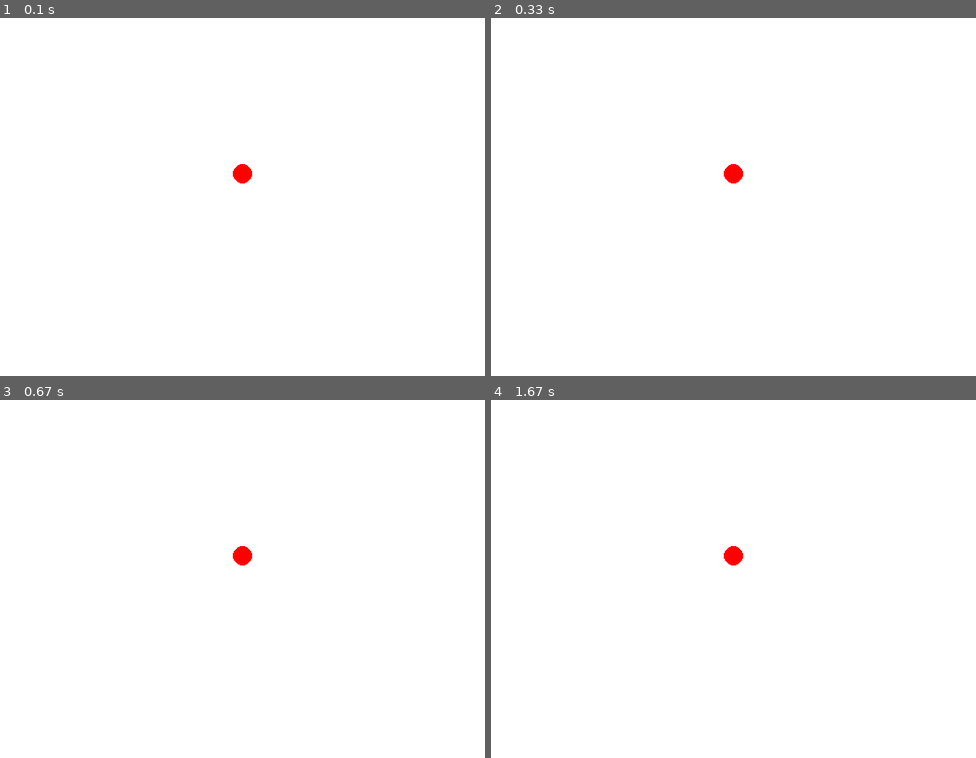
Above: before the commit, frames 1-4 (two rows, left to right).
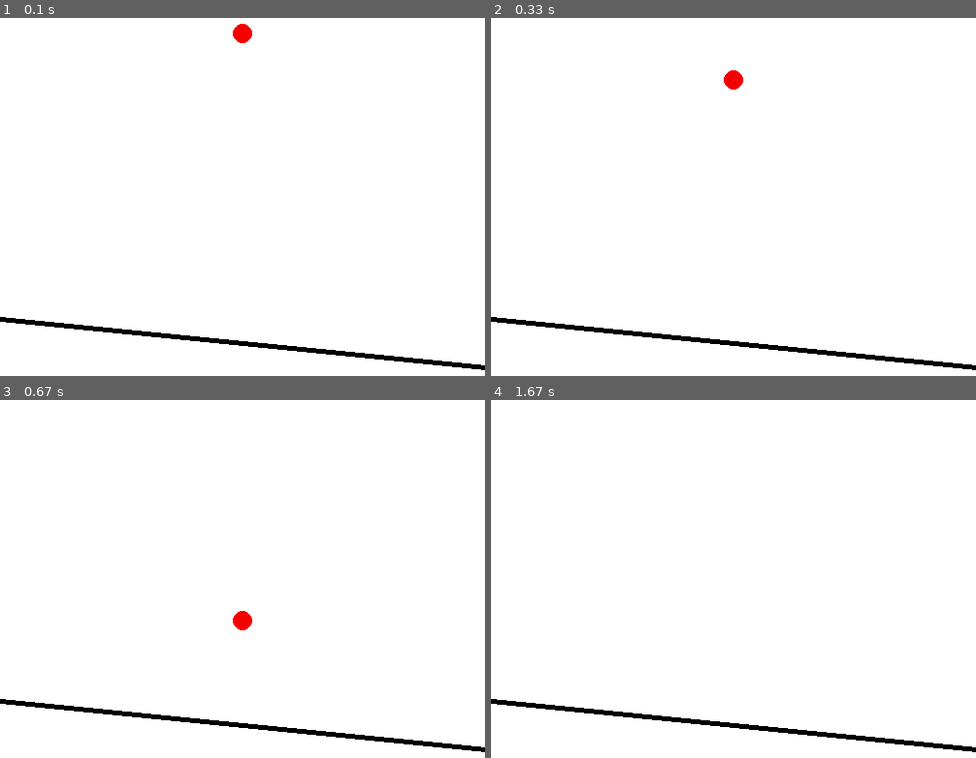
Above: after the commit, the same moments.

Repository: semboko/pygame-sandbox
Game: pygame game, started from main.py
Two runs of this game, one before a commit and one after it. Both use one fixed random seed, a clock stepped at 60 frames per second and the inputs below.
Inputs:
- Up to frame 1 (0.1 s): no input
- Up to frame 2 (0.33 s): no input
- Up to frame 3 (0.67 s): no input
- Up to frame 4 (1.67 s): no input

The runs differ from the first frame. In frame 1, 1.7% of the frame differs, in the area x 0-100%, y 1-99%; in frame 2, 1.7%; in frame 3, 1.7%; in frame 4, 1.5%.

Commit message:
lesson 3

Diff:
--- a/scenes/gravity.py
+++ b/scenes/gravity.py
@@ -1,22 +1,42 @@
 from typing import Tuple
-
+from .utils import convert
 import pymunk
 from pygame.event import Event
 from pygame.surface import Surface
 import pygame.draw
 from scenes.abstract import AbstractScene
 
+class Ball:
+    def __init__(self, x:int, y:int, r:int, space: pymunk.Space, btype: int = pymunk.Body.DYNAMIC):
+        self.body = pymunk.Body(btype)
+        self.body.position = x, y
+        self.shape = pymunk.Circle(self.body, r)
+        self.shape.density = 1
+        self.r = r
+        space.add(self.body, self.shape)
+    def render(self, display: Surface) -> None:
+        h = display.get_height()
+        pygame.draw.circle(display, (244, 0, 0), convert(self.body.position, h), self.r)
+
+class Segment:
+    def __init__(self, a: Tuple[int, int], b: Tuple[int, int], r: int, space: pymunk.Space, btype: int = pymunk.Body.DYNAMIC):
+        self.body = pymunk.Body(btype)
+        self.shape = pymunk.Segment(self.body, a, b, r)
+        self.r = r
+        space.add(self.body, self.shape)
+    def render(self, display: Surface) -> None:
+        h = display.get_height()
+        pygame.draw.line(display, (0, 0, 0), convert(self.shape.a, h), convert(self.shape.b, h), self.r)
 
 class GravityScene(AbstractScene):
     def __init__(self, *args, **kwargs) -> None:
         super().__init__(*args, **kwargs)
 
         self.space: pymunk.Space() = pymunk.Space()
-        self.circle = pymunk.Body()
-        self.circle.position = self.size_sc[0]//2, self.size_sc[1]//2
-        self.circle_shape = pymunk.Circle(self.circle, 10)
-        self.circle_shape.density = 1
-        self.space.add(self.circle, self.circle_shape)
+        self.space.gravity = 0, -1000
+        self.circle = Ball(250, 400, 10, self.space)
+
+        self.segment = Segment((0, 100),(500, 50),5,self.space,btype = pymunk.Body.KINEMATIC)
 
     def handle_events(self, events: Tuple[Event]) -> None:
         pass
@@ -26,5 +46,5 @@
 
     def render(self):
         self.display.fill((255, 255, 255))
-        x, y = self.circle.position
-        pygame.draw.circle(self.display, (255, 0, 0), (int(x), int(y)), 10)
+        self.circle.render(self.display)
+        self.segment.render(self.display)
--- /dev/null
+++ b/scenes/utils.py
@@ -0,0 +1,6 @@
+import pymunk.vec2d
+from typing import Tuple
+
+def convert(vector: pymunk.vec2d, screen_h: int) -> Tuple[int, int]:
+    x, y = vector
+    return int(x), screen_h-int(y)
